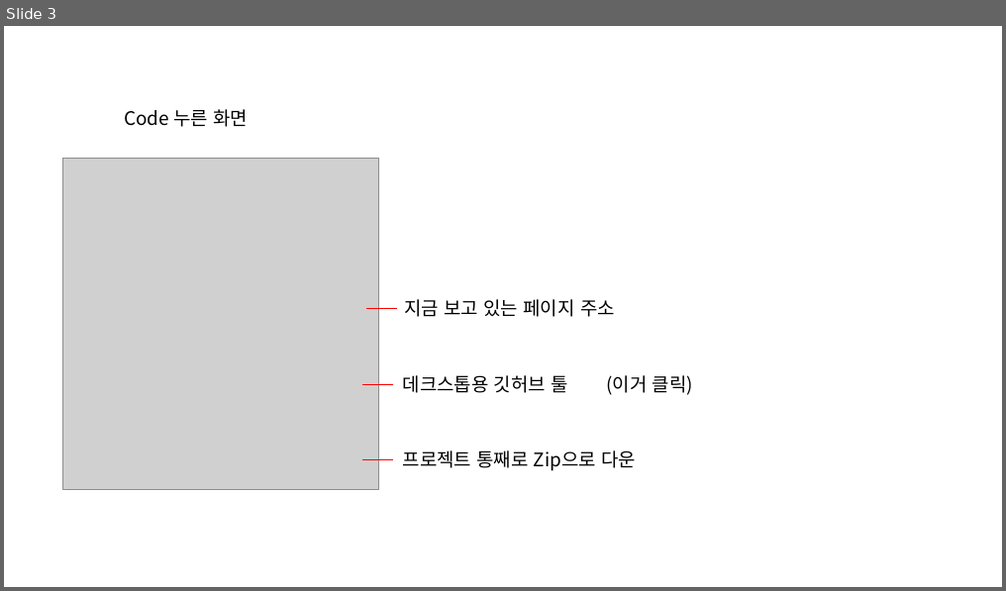
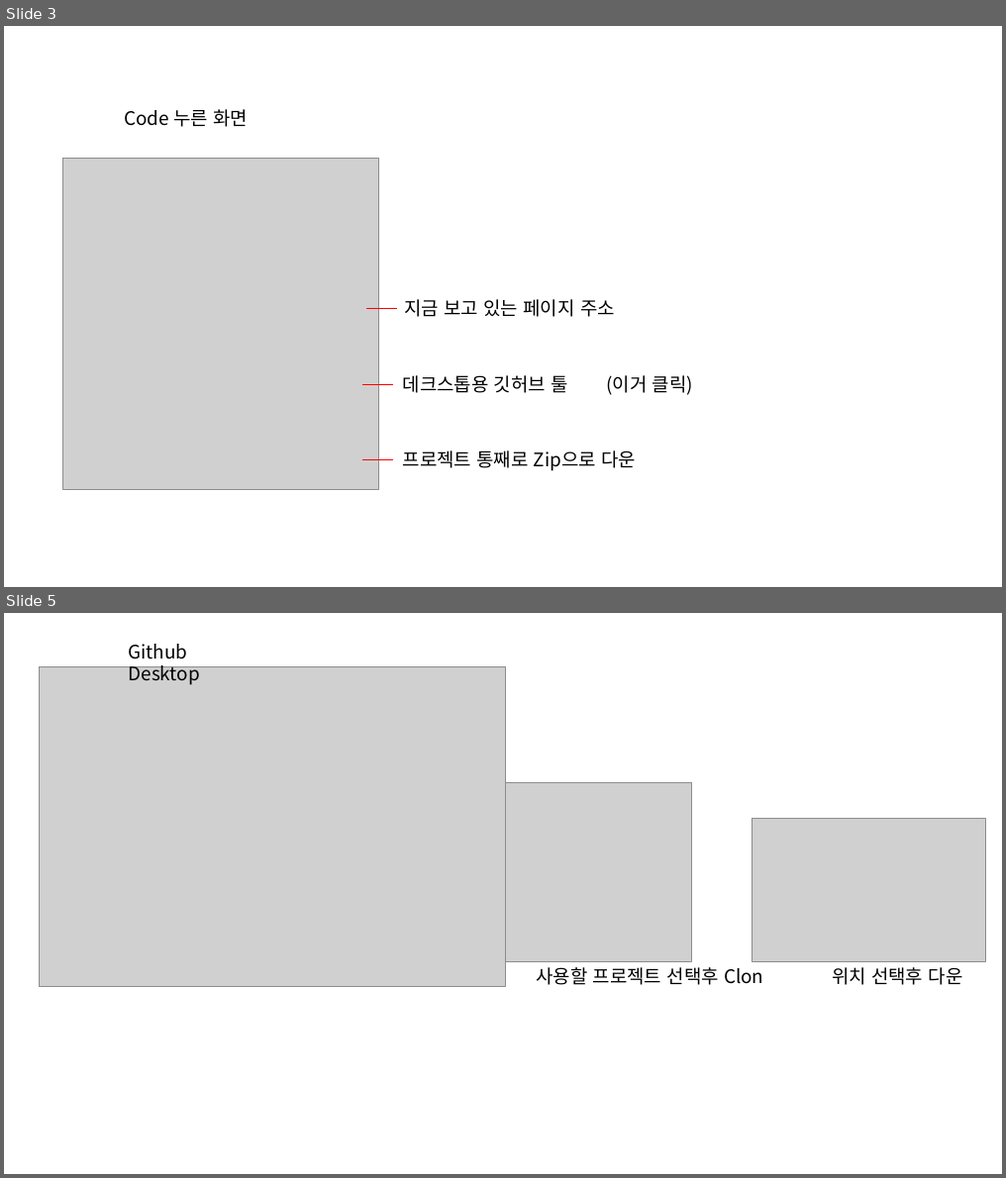
Before and after one commit to Listera0/CapstoneDesign, a slide deck: Refer/Github 사용법.pptx. Shown one above the other, each under a label of ours: slide 3 before the commit, slides 3 and 5 after it; the slides between them are not shown. The pictures are 1006x591 and 1006x1178 pixels, drawn with LibreOffice and Linux fonts; fonts in the diff are those of the drawing; grey boxes stand for pictures. Boxes give left, top, right and bottom in pixels: in the first picture for what was removed or moved away, otherwise in the second. Text is boxed around its words. In the diff, an @@ line names an element or a change of style, - is before the commit and + after.

```diff
--- a/Refer/Github 사용법.pptx
+++ b/Refer/Github 사용법.pptx
@@ slide 5 added at (4, 613, 1002, 1174), background #FFFFFF @@
@@ picture added at (40, 666, 505, 987) @@
@@ text added at (129, 644, 200, 685), 18 pt, text #000000 @@
+Github Desktop
@@ picture added at (506, 783, 692, 961) @@
@@ picture added at (752, 818, 985, 961) @@
@@ text added at (536, 967, 763, 985), 18 pt, text #000000 @@
+사용할 프로젝트 선택후 Clon
@@ text added at (832, 967, 963, 985), 18 pt, text #000000 @@
+위치 선택후 다운
```
Also in this commit, not shown: 1 slide changed, 4 other slides added.
